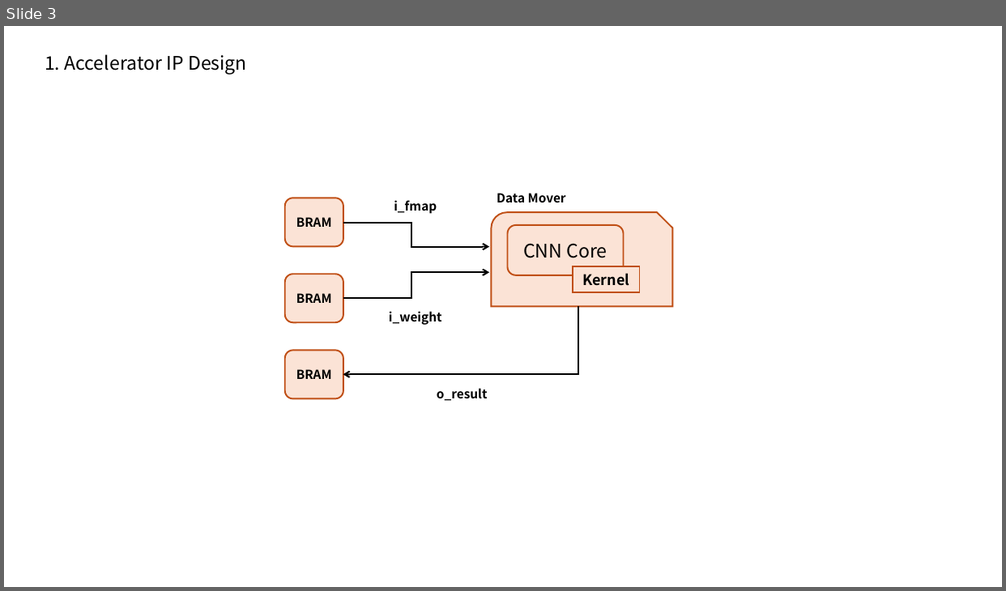
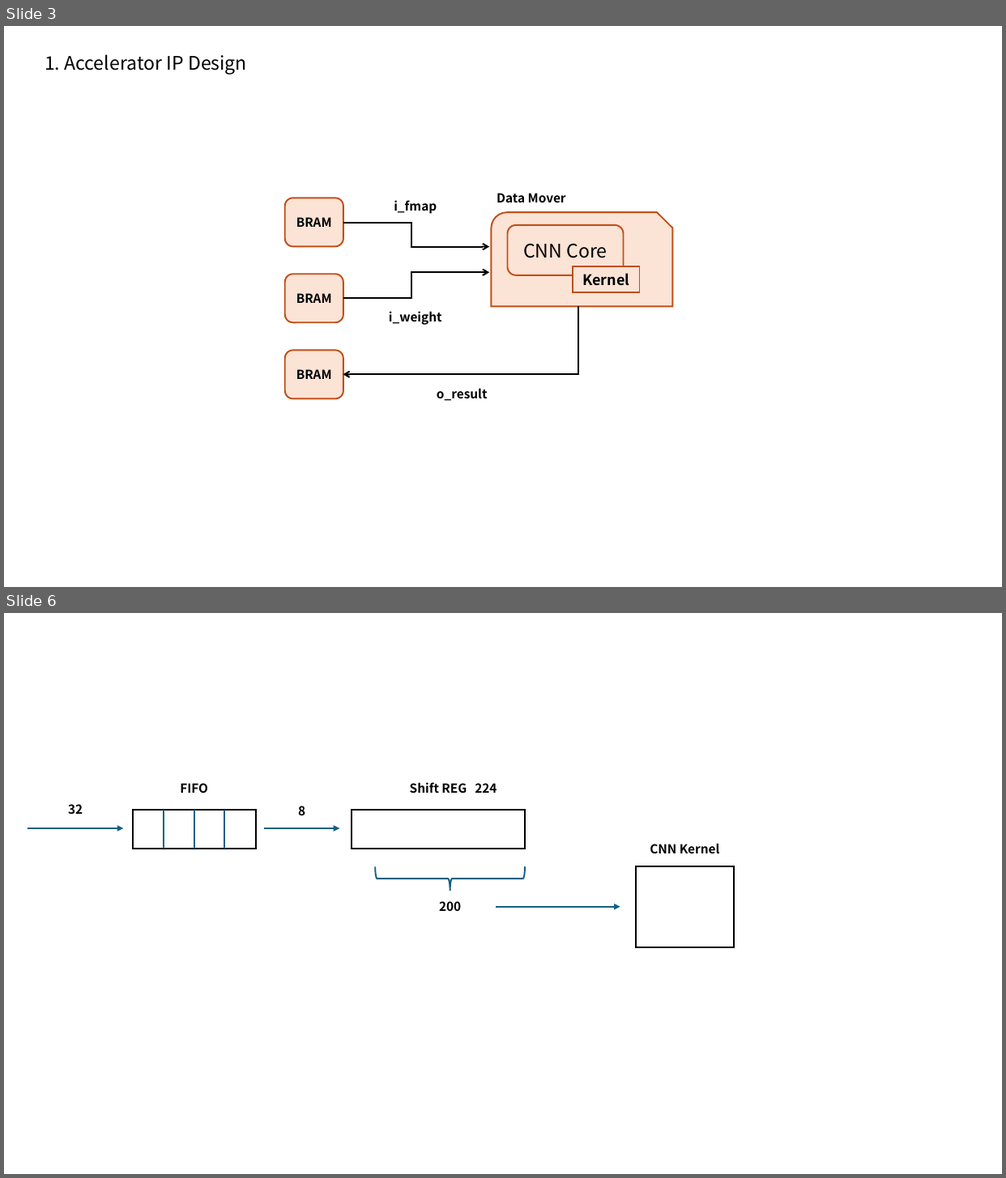
Before and after one commit to lecong4503/AI_Accelerator, a slide deck: docs/Structure.pptx. Shown one above the other, each under a label of ours: slide 3 before the commit, slides 3 and 6 after it; the slides between them are not shown. The pictures are 1006x591 and 1006x1178 pixels, drawn with LibreOffice and Linux fonts; fonts in the diff are those of the drawing. Boxes give left, top, right and bottom in pixels: in the first picture for what was removed or moved away, otherwise in the second. Text is boxed around its words. In the diff, an @@ line names an element or a change of style, - is before the commit and + after.

```diff
--- a/docs/Structure.pptx
+++ b/docs/Structure.pptx
@@ slide 6 added at (x1=4, y1=613, x2=1002, y2=1174), background #FFFFFF @@
@@ text added at (x1=410, y1=782, x2=467, y2=793), 12 pt, text #000000, bold @@
+Shift REG
@@ text added at (x1=68, y1=804, x2=83, y2=814), 12 pt, text #000000, bold @@
+32
@@ text added at (x1=298, y1=806, x2=305, y2=816), 12 pt, text #000000, bold @@
+8
@@ text added at (x1=475, y1=783, x2=496, y2=793), 12 pt, text #000000, bold @@
+224
@@ arrow added from (27, 828) to (124, 828), #156082 1.5 pt @@
@@ group added at (x1=133, y1=783, x2=256, y2=850): 3 lines, 1 rectangle, 1 text @@
+FIFO
@@ arrow added from (264, 828) to (339, 828), #156082 1.5 pt @@
@@ rectangle added at (x1=352, y1=810, x2=525, y2=850), fill #FFFFFF, outline #000000 1.5 pt @@
@@ text added at (x1=650, y1=843, x2=720, y2=854), 12 pt, text #000000, bold @@
+CNN Kernel
@@ left brace added at (x1=375, y1=867, x2=525, y2=891), outline #156082 1.5 pt @@
@@ rectangle added at (x1=636, y1=867, x2=733, y2=948), fill #FFFFFF, outline #000000 1.5 pt @@
@@ text added at (x1=439, y1=901, x2=461, y2=911), 12 pt, text #000000, bold @@
+200
@@ arrow added from (496, 907) to (620, 907), #156082 1.5 pt @@
```
Also in this commit, not shown: 4 other slides added, 3 slides removed, 7 other files.
